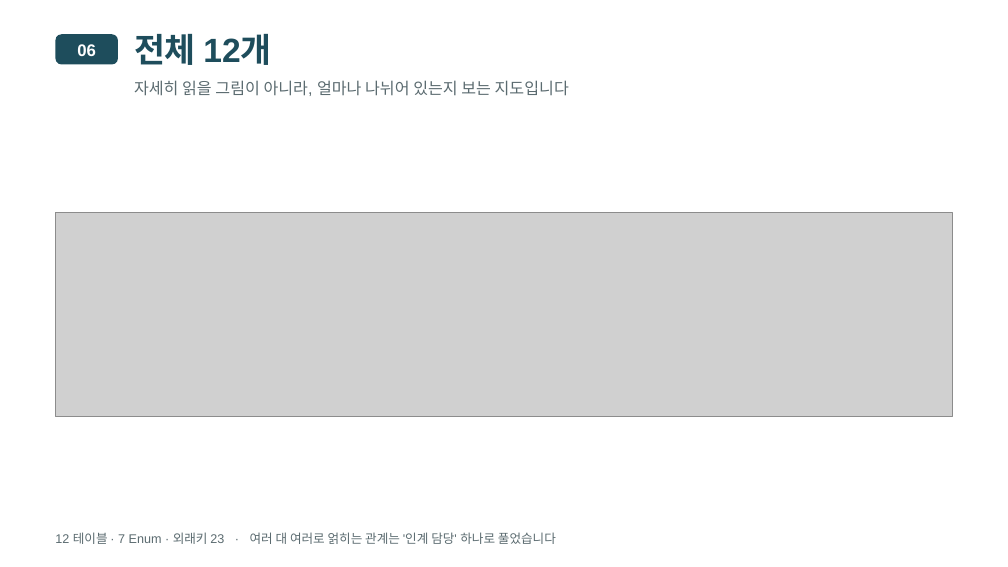
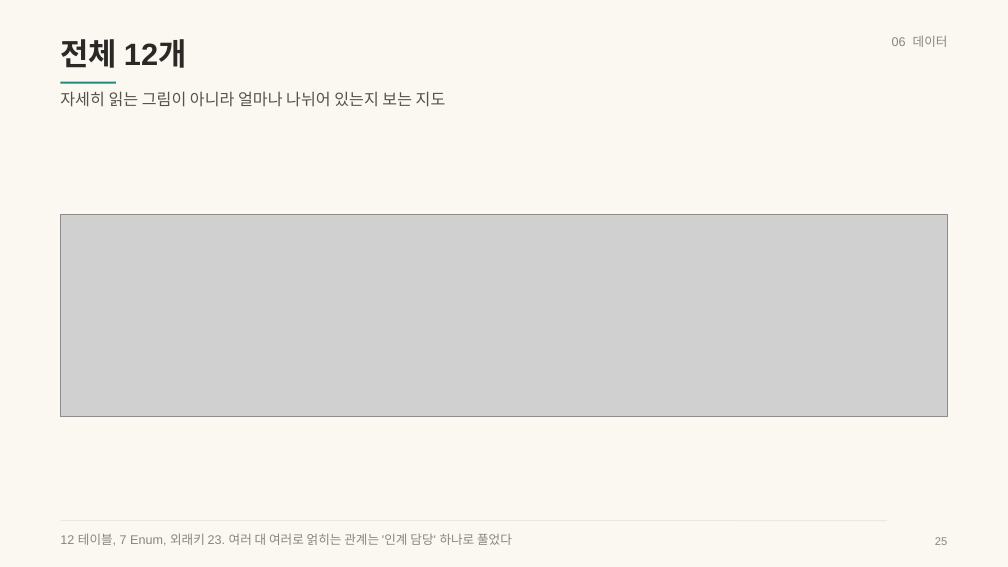
Before and after one commit to wodnjs2020136144/skala-webservice-mini, a slide deck: slide 25 of deliverables/10반_황재원_너와나의인계고리-개요.pptx. Drawn at 1008x567 pixels with LibreOffice and Linux fonts; fonts in the diff are those of the drawing; grey boxes stand for pictures. Boxes give left, top, right and bottom in pixels: in the first picture for what was removed or moved away, otherwise in the second. Text is boxed around its words. In the diff, an @@ line names an element or a change of style, - is before the commit and + after.

```diff
--- a/deliverables/10반_황재원_너와나의인계고리-개요.pptx
+++ b/deliverables/10반_황재원_너와나의인계고리-개요.pptx
@@ background #FFFFFF to #FBF8F2 @@
@@ rounded rectangle removed at <box>55,34,118,65</box> @@
@@ text "전체 12개": place and size @@
-text "전체 12개" at <box>134,34,271,65</box>
+text "전체 12개" at <box>60,39,187,68</box>
@@ text "전체 12개" at <box>60,39,187,68</box>: size 24 to 22 pt, text colour #1E4D5C to #2A2926 @@
@@ text at <box>892,35,948,47</box>: text changed; size 12 to 9 pt; text colour #FFFFFF to #8A867C; bold off @@
-06
+06 데이터
@@ line added from (60, 83) to (116, 83), #1F8A7E 1.5 pt @@
@@ text at <box>60,91,446,107</box>: text changed; text colour #5B6B70 to #55524B @@
-자세히 읽을 그림이 아니라, 얼마나 나뉘어 있는지 보는 지도입니다
+자세히 읽는 그림이 아니라 얼마나 나뉘어 있는지 보는 지도
@@ picture: place and size @@
-picture at <box>55,213,953,416</box>
+picture at <box>60,215,948,416</box>
@@ text at <box>60,533,512,546</box>: text changed; text colour #5B6B70 to #8A867C @@
-12 테이블 · 7 Enum · 외래키 23 · 여러 대 여러로 얽히는 관계는 '인계 담당' 하나로 풀었습니다
+12 테이블, 7 Enum, 외래키 23. 여러 대 여러로 얽히는 관계는 '인계 담당' 하나로 풀었다
@@ line added from (60, 521) to (887, 521), #E6E0D4 0.5 pt @@
@@ text added at <box>935,537,947,545</box>, 8 pt, text #8A867C @@
+25
```
Also in this commit, not shown: 35 other slides changed, 6 other files.
